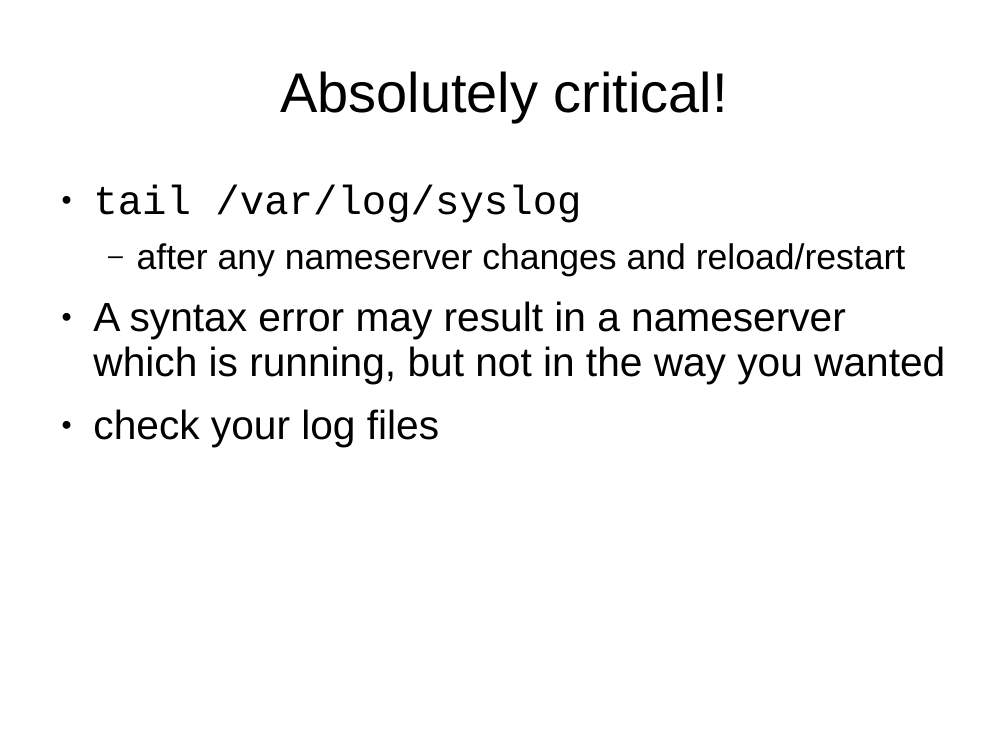
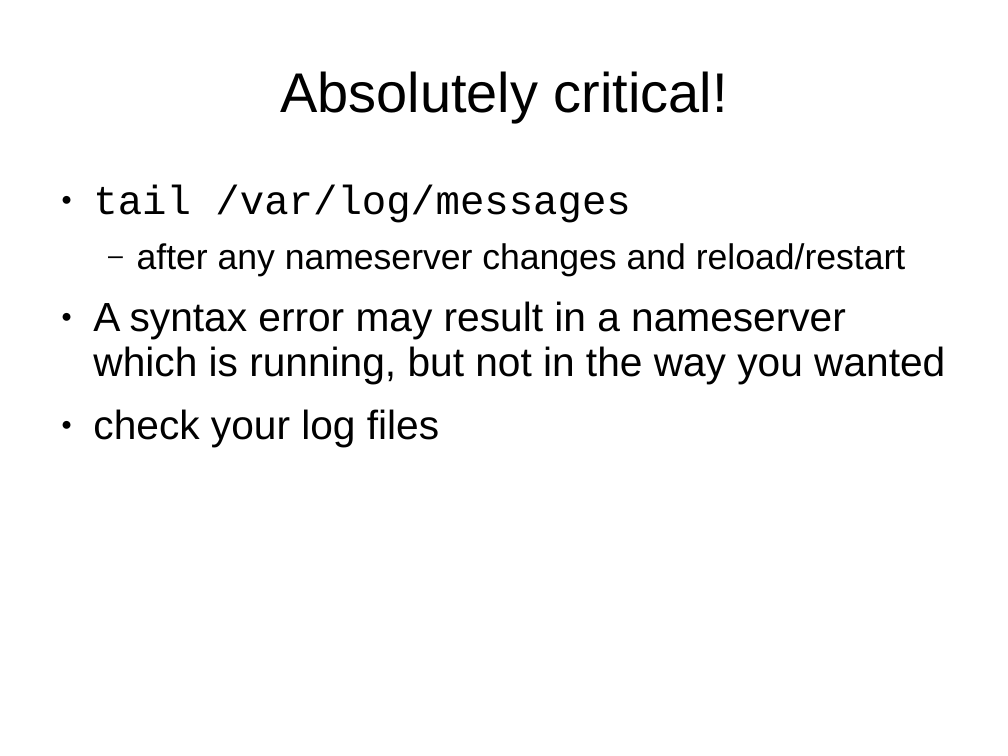
Before and after one commit to afnog/sse, a slide deck: slide 41 of dns/dns2-presentation.pptx. Drawn at 1008x756 pixels with LibreOffice and Linux fonts; fonts in the diff are those of the drawing; background and template pictures are left out. Boxes give left, top, right and bottom in pixels: in the first picture for what was removed or moved away, otherwise in the second. Text is boxed around its words. In the diff, an @@ line names an element or a change of style, - is before the commit and + after.

Commit message:
/ ‘dns/dns2-presentation.pptx’

```diff
--- a/dns/dns2-presentation.pptx
+++ b/dns/dns2-presentation.pptx
@@ text at (93, 184, 630, 223): text changed @@
-● tail /var/log/syslog
+● tail /var/log/messages
```
